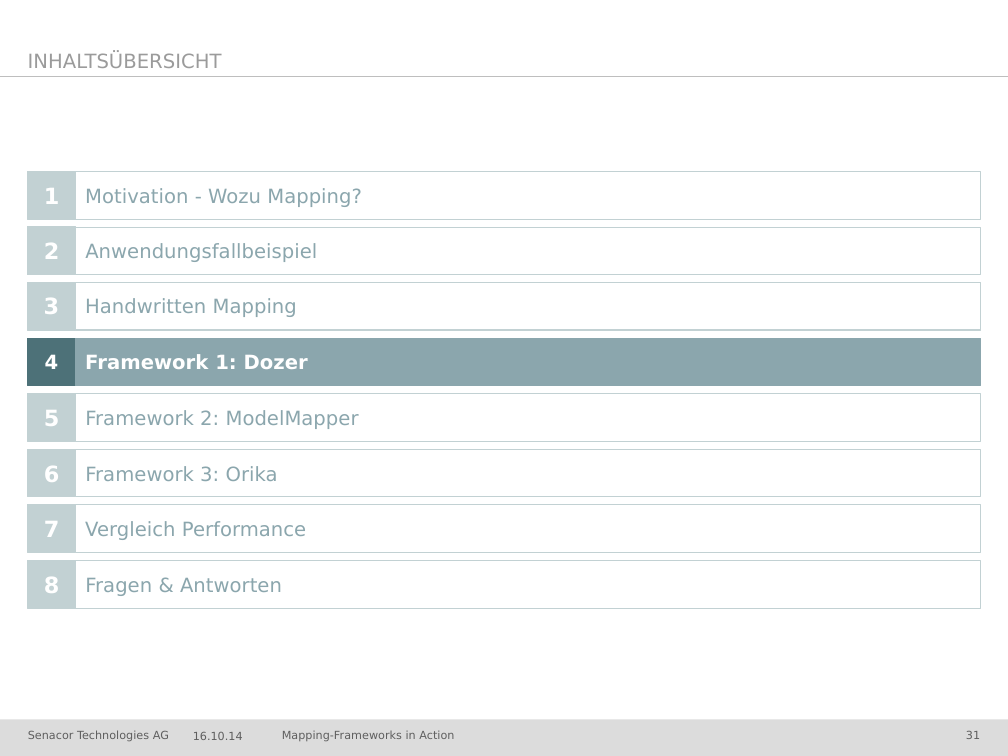
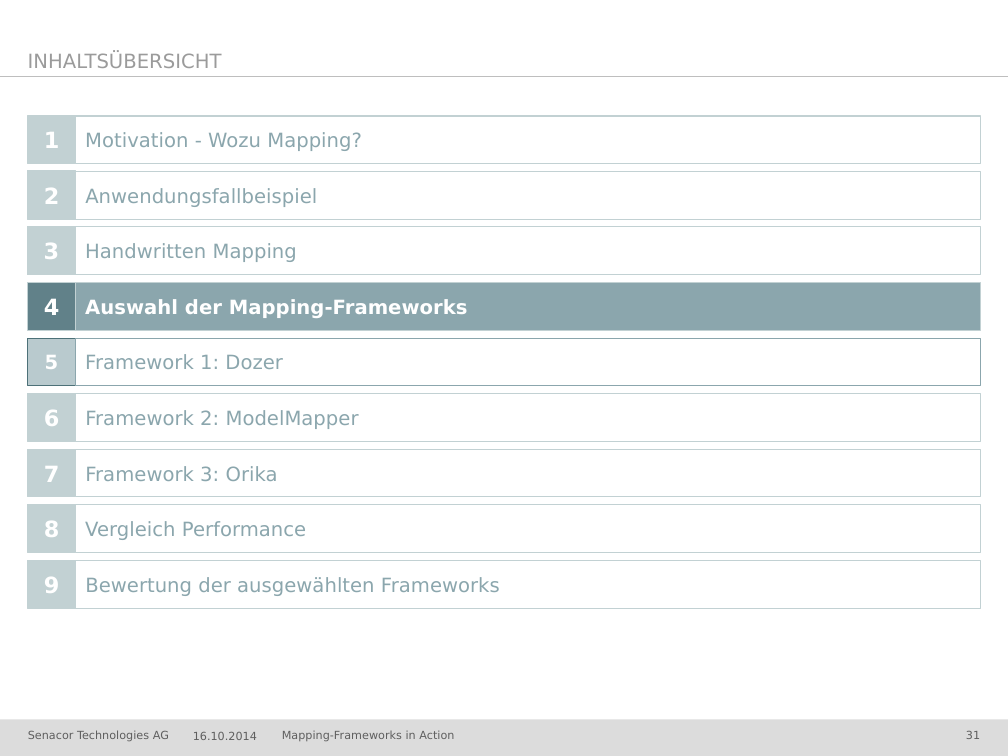
Before and after one commit to jschwalb/Mappings, a slide deck: slide 31 of presentation.pptx. Drawn at 1008x756 pixels with LibreOffice and Linux fonts; fonts in the diff are those of the drawing; background and template pictures are left out. Boxes give left, top, right and bottom in pixels: in the first picture for what was removed or moved away, otherwise in the second. Text is boxed around its words. In the diff, an @@ line names an element or a change of style, - is before the commit and + after.

```diff
--- a/presentation.pptx
+++ b/presentation.pptx
@@ rectangle "4" at (28, 283, 76, 331): size 14 to 16 pt; fill #4D7178 to #618189; outline #4D7178 0.75 pt to #C2D1D3 0.75 pt @@
@@ rectangle "Auswahl der Mapping-Frameworks" at (76, 283, 981, 331): fill #FFFFFF to #8BA6AD @@
@@ text in rectangle at (85, 299, 468, 318): text changed; text colour #8BA6AD to #FFFFFF; bold on @@
-Framework 1: Dozer
+Auswahl der Mapping-Frameworks
@@ 13 rectangles: place and size @@
-13 rectangles at (27, 171, 981, 608)
+13 rectangles at (27, 116, 981, 552)
@@ rectangle "5" at (27, 339, 75, 386): size 16 to 14 pt; fill #C2D1D3 to #B9CACE; outline #C2D1D3 0.75 pt to #4D7178 0.75 pt @@
@@ rectangle "Framework 1: Dozer" at (76, 339, 981, 386): text colour #FFFFFF to #8BA6AD, bold off; fill #8BA6AD to #FFFFFF @@
@@ rectangle added at (28, 560, 76, 608), fill #C2D1D3, outline #C2D1D3 0.75 pt, 16 pt, text #FFFFFF, bold @@
+9
@@ text in rectangle at (85, 577, 500, 596): text changed @@
-Fragen & Antworten
+Bewertung der ausgewählten Frameworks
@@ text at (193, 732, 257, 740): text changed @@
-16.10.14
+16.10.2014
```
Also in this commit, not shown: 55 other slides changed, 2 slides added.
